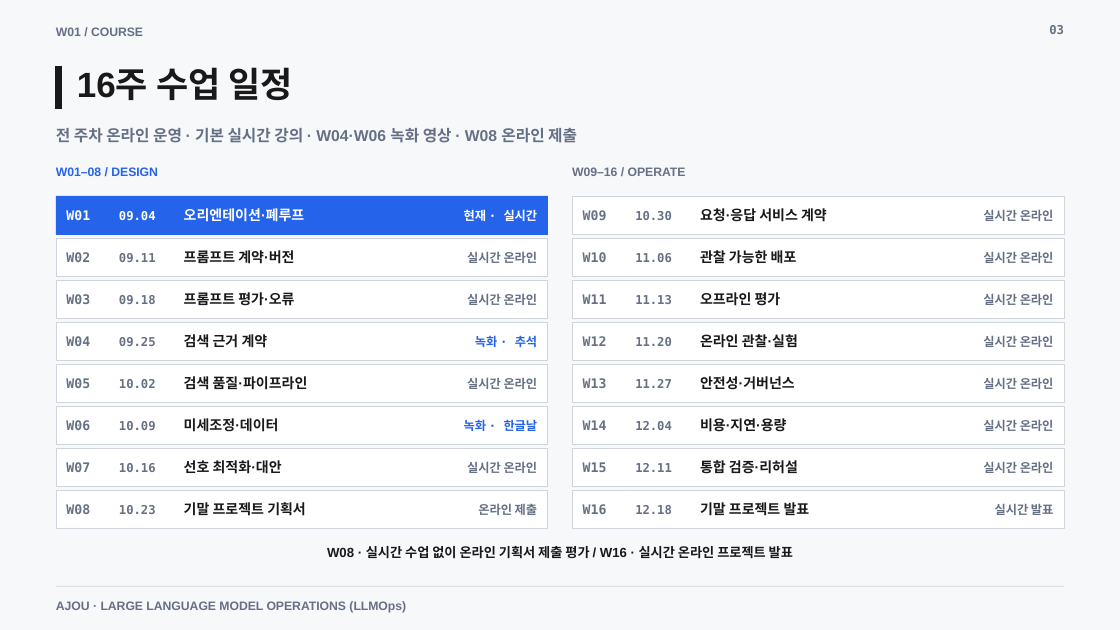
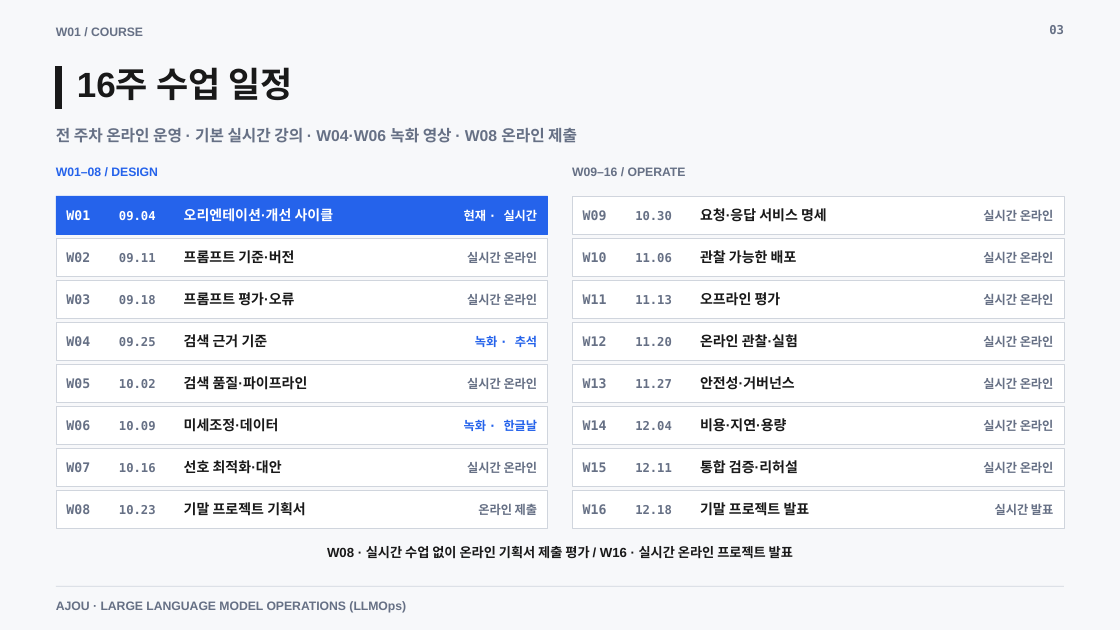
Before and after one commit to smilesjcha/llmops-16week, a slide deck: slide 3 of week01/lecture/01_week1_llmops_kickoff.pptx. Drawn at 1120x630 pixels with LibreOffice and Linux fonts; fonts in the diff are those of the drawing. Boxes give left, top, right and bottom in pixels: in the first picture for what was removed or moved away, otherwise in the second. Text is boxed around its words. In the diff, an @@ line names an element or a change of style, - is before the commit and + after.

```diff
--- a/week01/lecture/01_week1_llmops_kickoff.pptx
+++ b/week01/lecture/01_week1_llmops_kickoff.pptx
@@ text at <box>184,208,334,222</box>: text changed @@
-오리엔테이션·폐루프
+오리엔테이션·개선 사이클
@@ text at <box>700,208,827,222</box>: text changed @@
-요청·응답 서비스 계약
+요청·응답 서비스 명세
@@ text at <box>184,250,294,264</box>: text changed @@
-프롬프트 계약·버전
+프롬프트 기준·버전
@@ text at <box>184,334,268,348</box>: text changed @@
-검색 근거 계약
+검색 근거 기준
```
Also in this commit, not shown: 70 other slides changed, 13 other files.
